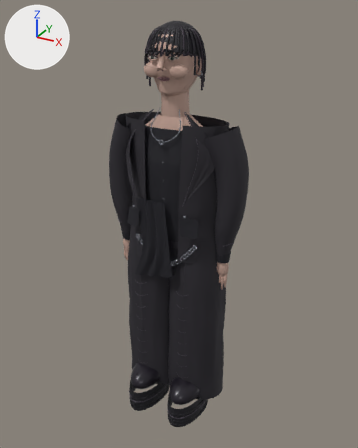
Before and after pictures for a commit that changed the glTF model src/assets/avatars/look-1-detail.glb.
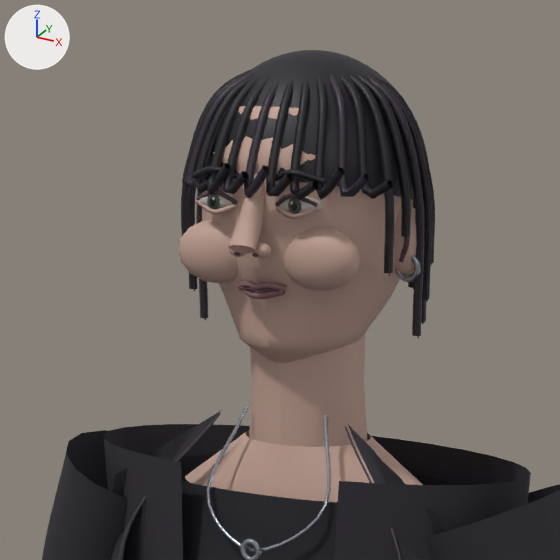
There are two pictures of each version: one whole from a 50 mm camera at (1.136, -2.03, 2.132) aimed at (0.022, -0.004, 1.119), one close up on the part from 28% to 66% of the width and 2% to 32% of the height. Every picture has the same lights, and +X, +Y and +Z are marked at upper left. The last two pictures show the newer version. Where no turn or scale is listed for an object, it has been applied to the vertices. Vertices at exactly the same position are counted once.
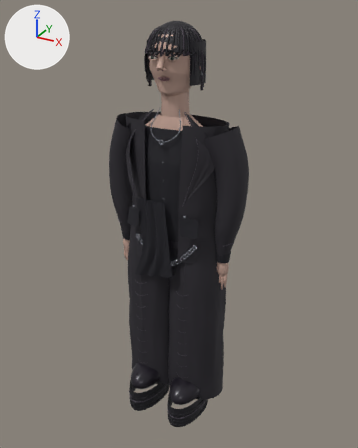
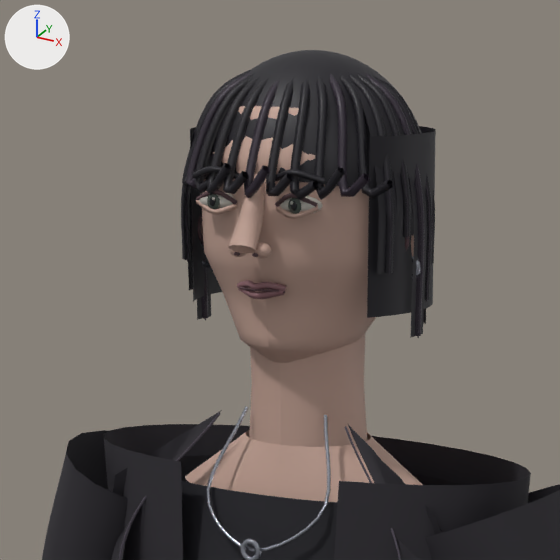
What the commit changed:
me_mesh_16 is used by ob_mesh_16; location (-0.27, 0.16, -0.99).
me_mesh_16 had 2534 vertices, 4832 faces and spanned x 0.11..0.43, y -0.307..-0.049, z 2.6..3.052.
me_mesh_16 now has 2306 vertices, 4384 faces and spans x 0.11..0.43, y -0.307..-0.049, z 2.6..3.052.
me_mesh_16 part 1: the loose piece of 114 vertices spanning x 0.16..0.254, y -0.27..-0.224, z 2.832..2.898 is deleted.
me_mesh_16 part 2: the loose piece of 114 vertices spanning x 0.286..0.38, y -0.27..-0.224, z 2.832..2.898 is deleted.
me_mesh_21 is used by ob_mesh_21; location (-0.27, 0.16, -0.99).
me_mesh_21 had 2935 vertices, 5580 faces and spanned x 0.132..0.409, y -0.293..-0.026, z 2.815..3.064.
me_mesh_21 now has 7881 vertices, 14028 faces and spans x 0.132..0.409, y -0.293..-0.016, z 2.78..3.064.
me_mesh_21 part 3: 3 vertices moved within x 0.152..0.287, y -0.113..-0.088, z 2.847..3.043; 4946 vertices added at x 0.133..0.407, y -0.225..-0.016, z 2.78..3.055.

What differs and where, as boxes (x1, y1, x2, y2) in the close-ups (560 x 560 px):
'Mesh_16', reshaped
    before: (178, 106, 423, 502)
    after: (185, 106, 423, 502)
'Mesh_21', reshaped (15% taller)
    before: (181, 50, 435, 300)
    after: (181, 50, 436, 338)
part 1 of me_mesh_16, deleted (beige)
    before: (178, 220, 238, 283)
part 2 of me_mesh_16, deleted (beige)
    before: (284, 227, 360, 291)
part 3 of me_mesh_21, built on (black)
    after: (183, 83, 436, 338)
